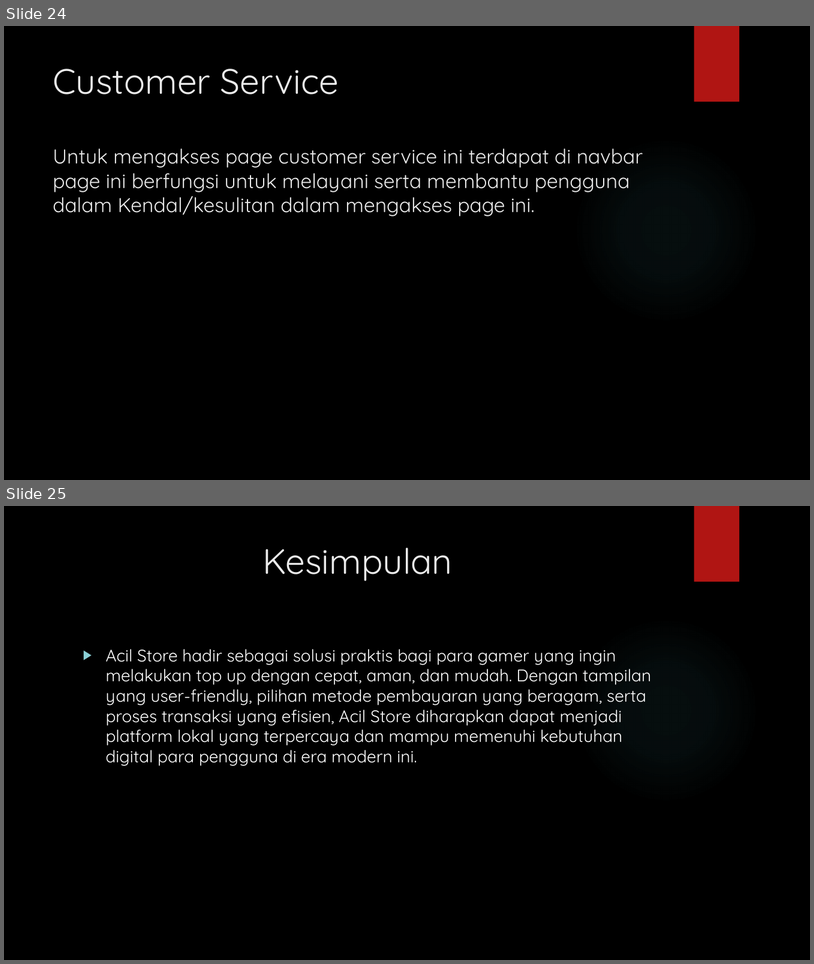
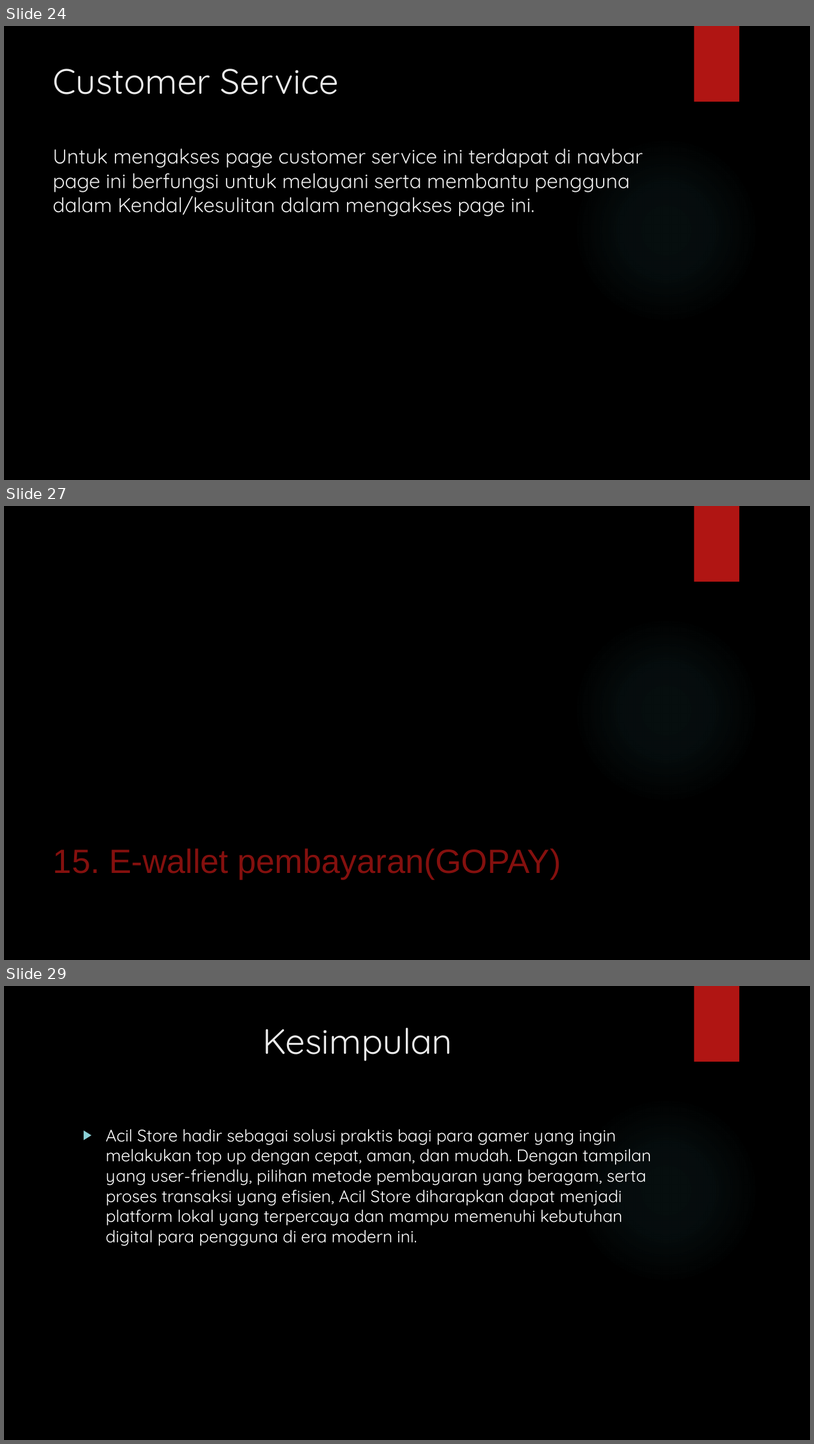
Before and after one commit to pedee13/kelompok3-X-TJKT, a slide deck: laporan ppt/Kelompok 3.pptx. Shown one above the other, each under a label of ours: slides 24 and 25 before the commit, slides 24, 27 and 29 after it; the slides between them are not shown. The pictures are 814x964 and 814x1444 pixels, drawn with LibreOffice and Linux fonts; fonts in the diff are those of the drawing; background and template pictures are left out. Boxes give left, top, right and bottom in pixels: in the first picture for what was removed or moved away, otherwise in the second. Text is boxed around its words. In the diff, an @@ line names an element or a change of style, - is before the commit and + after.

```diff
--- a/laporan ppt/Kelompok 3.pptx
+++ b/laporan ppt/Kelompok 3.pptx
@@ slide 27 added at [4, 506, 810, 960], background picture (left out); not listed: 2 template elements that a slide beside it also shows @@
@@ title added at [53, 848, 561, 878], 40 pt, text #84100E @@
+15. E-wallet pembayaran(GOPAY)
@@ what was slide 25 is now slide 29 @@
```
Also in this commit, not shown: 3 other slides added, 1 other file.
